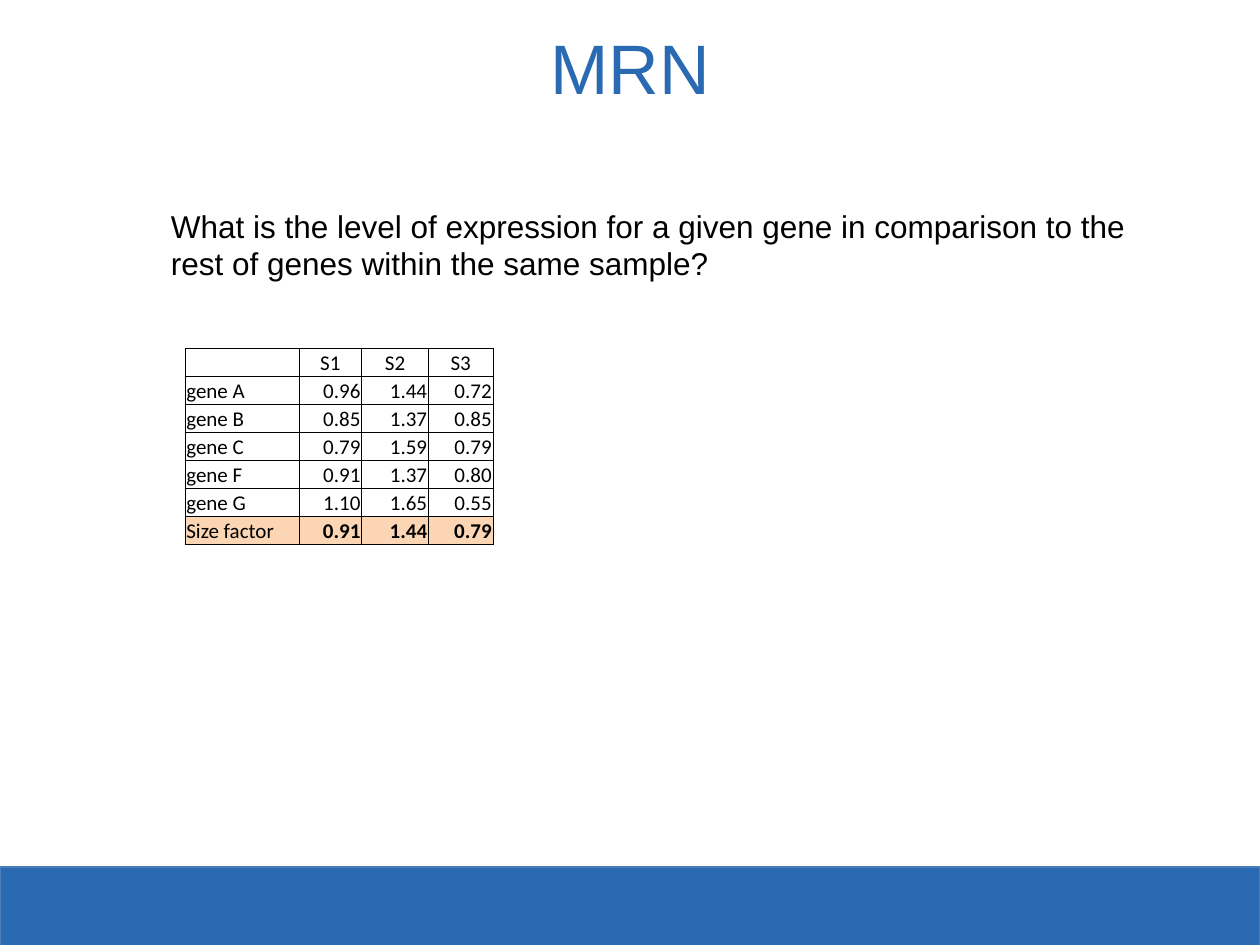
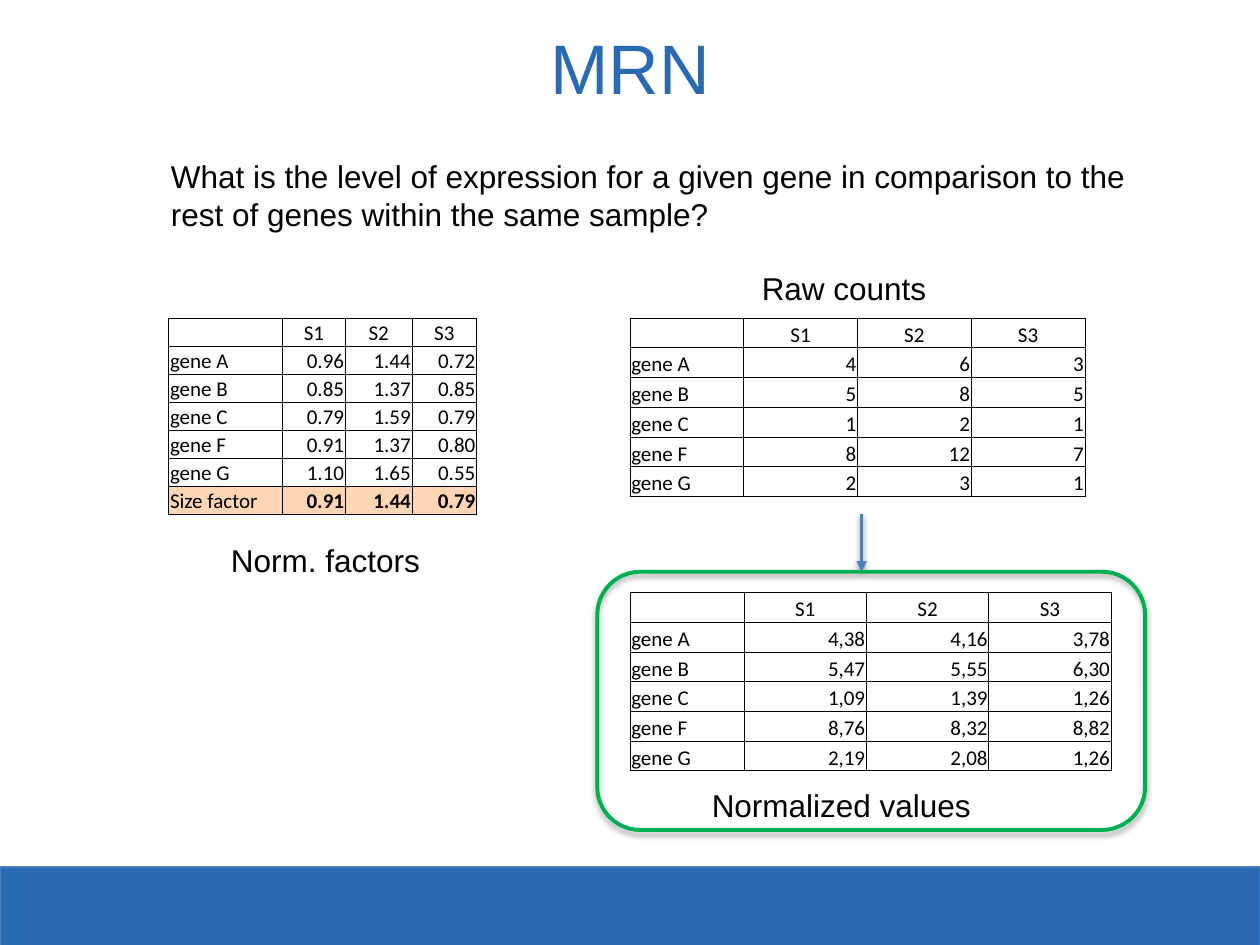
Before and after one commit to SysBioChalmers/KMG060-Systems-Biology-course, a slide deck: slide 24 of Exercise1_RNAseq_Analysis/KMG060-Exercise1.pptx. Drawn at 1260x945 pixels with LibreOffice and Linux fonts; fonts in the diff are those of the drawing; background and template pictures are left out. Boxes give left, top, right and bottom in pixels: in the first picture for what was removed or moved away, otherwise in the second. Text is boxed around its words. In the diff, an @@ line names an element or a change of style, - is before the commit and + after.

```diff
--- a/Exercise1_RNAseq_Analysis/KMG060-Exercise1.pptx
+++ b/Exercise1_RNAseq_Analysis/KMG060-Exercise1.pptx
@@ text "What is the level of ..." moved from (x1=171, y1=215, x2=1125, y2=281) to (x1=171, y1=165, x2=1125, y2=232) @@
@@ text added at (x1=762, y1=278, x2=926, y2=301), 18 pt, text #000000 @@
+Raw counts
@@ table resized from (x1=185, y1=349, x2=493, y2=549) to (x1=169, y1=319, x2=476, y2=515) @@
@@ table added at (x1=630, y1=319, x2=1084, y2=501), 6 rows, 4 columns @@
+ | S1 | S2 | S3
+gene A | 4 | 6 | 3
+gene B | 5 | 8 | 5
+gene C | 1 | 2 | 1
+gene F | 8 | 12 | 7
+gene G | 2 | 3 | 1
@@ arrow added from (862, 514) to (862, 572), #4F81BD 2 pt @@
@@ text added at (x1=231, y1=549, x2=419, y2=573), 18 pt, text #000000 @@
+Norm. factors
@@ rounded rectangle added at (x1=597, y1=572, x2=1145, y2=830), outline #00B050 2.25 pt @@
@@ table added at (x1=630, y1=592, x2=1111, y2=775), 6 rows, 4 columns @@
+ | S1 | S2 | S3
+gene A | 4,38 | 4,16 | 3,78
+gene B | 5,47 | 5,55 | 6,30
+gene C | 1,09 | 1,39 | 1,26
+gene F | 8,76 | 8,32 | 8,82
+gene G | 2,19 | 2,08 | 1,26
@@ text added at (x1=712, y1=794, x2=971, y2=818), 18 pt, text #000000 @@
+Normalized values
```
Also in this commit, not shown: 13 other slides changed, 1 slide removed.
